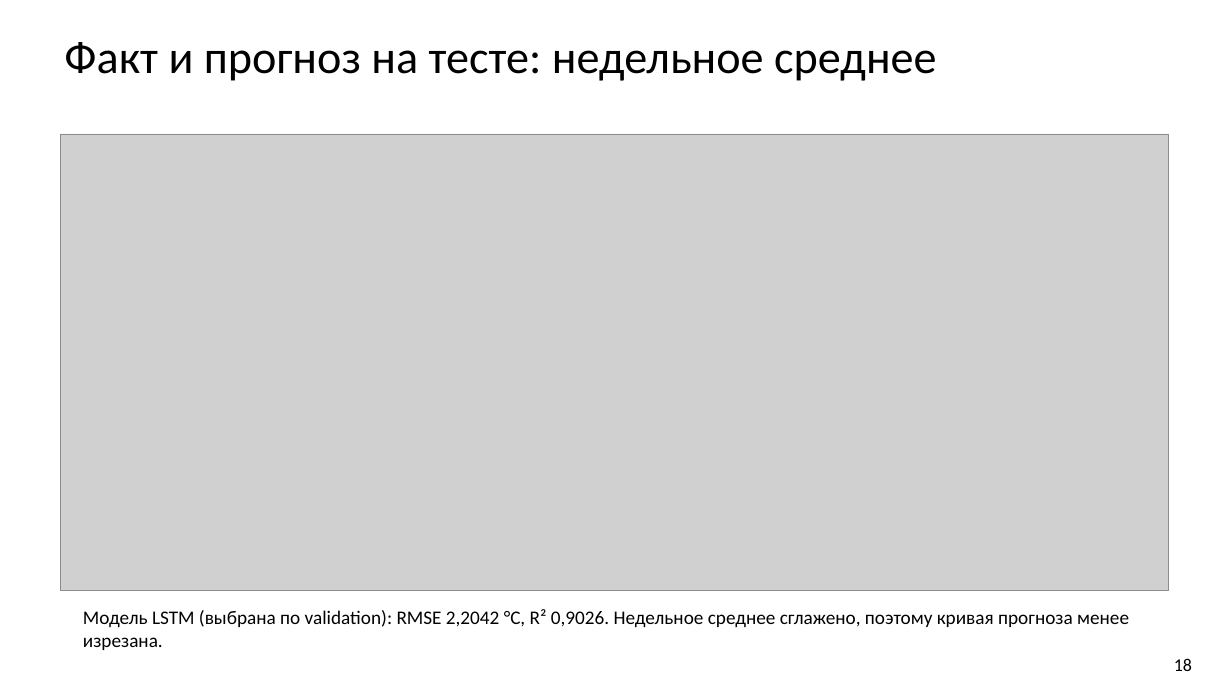
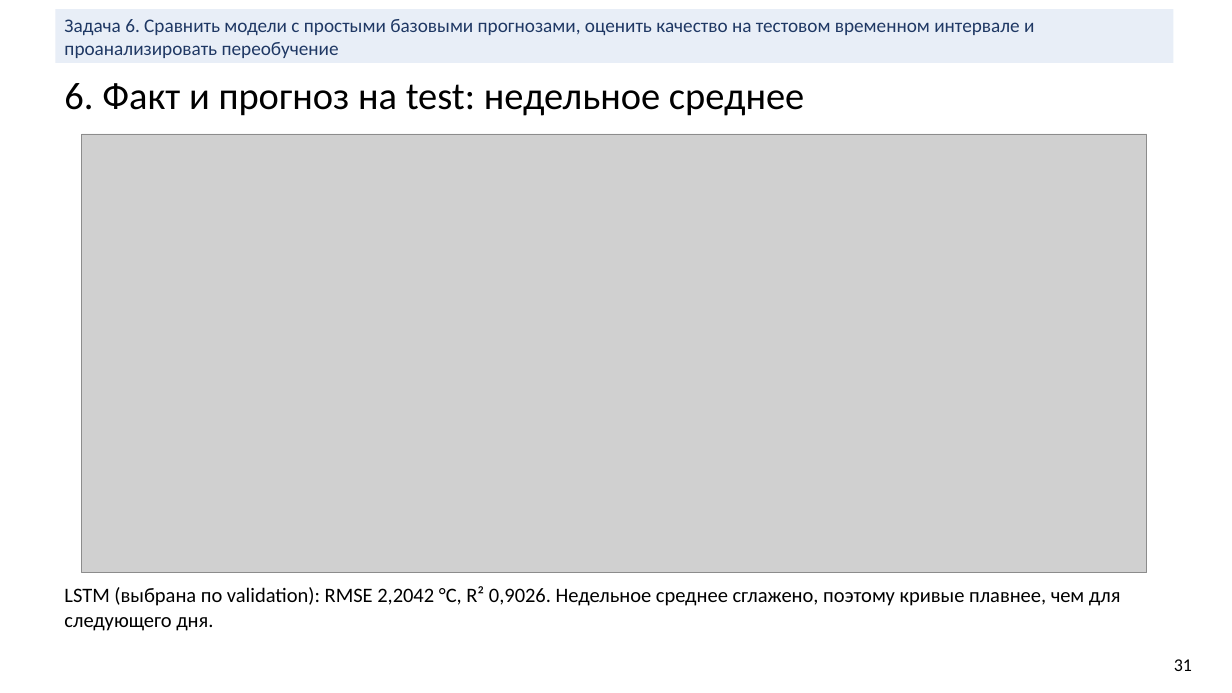
Before and after one commit to bigflyy/nn-uni, a slide deck: slide 31 of labs/lab2/nn-lab-2.pptx (slide 18 before the commit). Drawn at 1232x693 pixels with LibreOffice and Linux fonts; fonts in the diff are those of the drawing; grey boxes stand for pictures. Boxes give left, top, right and bottom in pixels: in the first picture for what was removed or moved away, otherwise in the second. Text is boxed around its words. In the diff, an @@ line names an element or a change of style, - is before the commit and + after.

```diff
--- a/labs/lab2/nn-lab-2.pptx
+++ b/labs/lab2/nn-lab-2.pptx
@@ rectangle added at [55, 9, 1174, 63], fill #E8EEF7, 15 pt, text #1F3864 @@
+Задача 6. Сравнить модели с простыми базовыми прогнозами, оценить качество на тестовом временном интервале и проанализировать переобучение
@@ text at [64, 83, 804, 116]: text changed; size 36 to 30 pt @@
-Факт и прогноз на тесте: недельное среднее
+6. Факт и прогноз на test: недельное среднее
@@ picture: place and size @@
-picture at [60, 134, 1169, 592]
+picture at [82, 134, 1148, 573]
@@ text at [64, 586, 1121, 631]: text changed; size 15 to 16 pt @@
-Модель LSTM (выбрана по validation): RMSE 2,2042 °C, R² 0,9026. Недельное среднее сглажено, поэтому кривая прогноза менее изрезана.
+LSTM (выбрана по validation): RMSE 2,2042 °C, R² 0,9026. Недельное среднее сглажено, поэтому кривые плавнее, чем для следующего дня.
@@ text at [1174, 659, 1192, 671]: text changed @@
-18
+31
```
Also in this commit, not shown: 12 other slides changed, 24 slides added, 8 slides removed.
